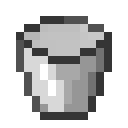
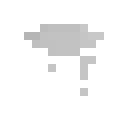
Revision of a layered (128, 128) image; what changed, layer by layer:
painted on "Conversion?" over [48, 56, 96, 96]
hid "bucket.png", painted on it over [16, 16, 112, 120]
